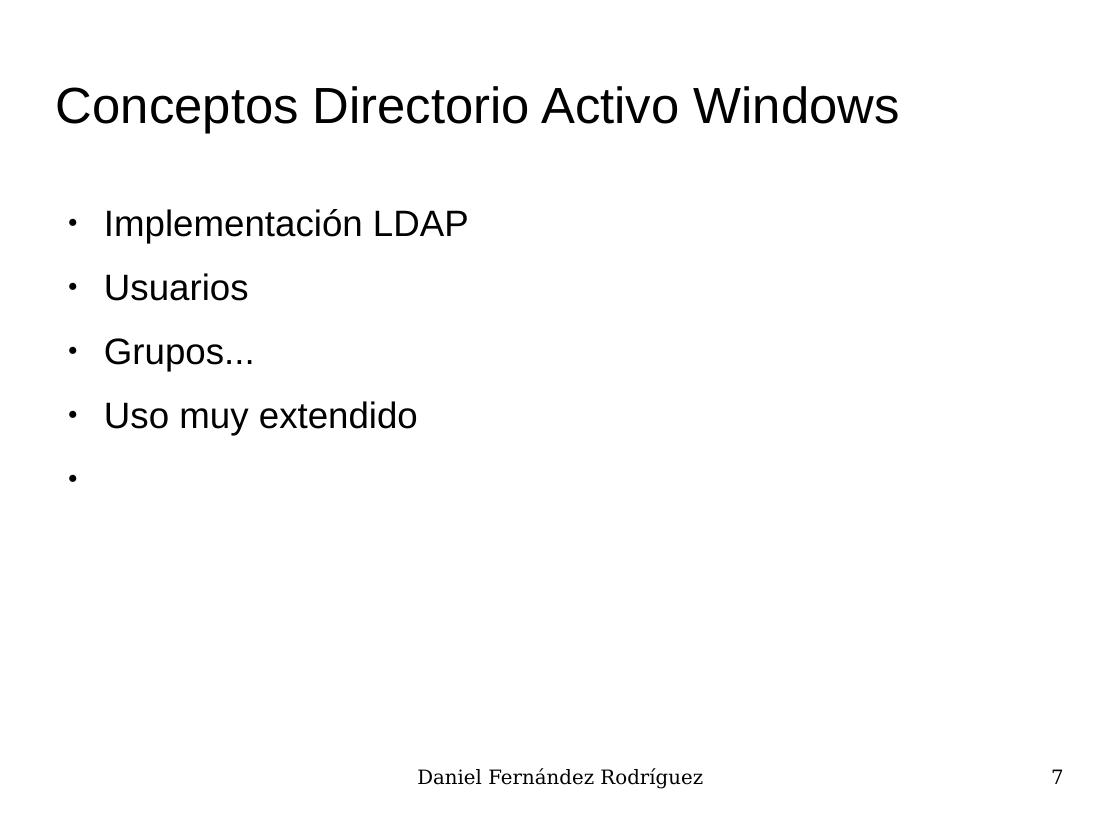
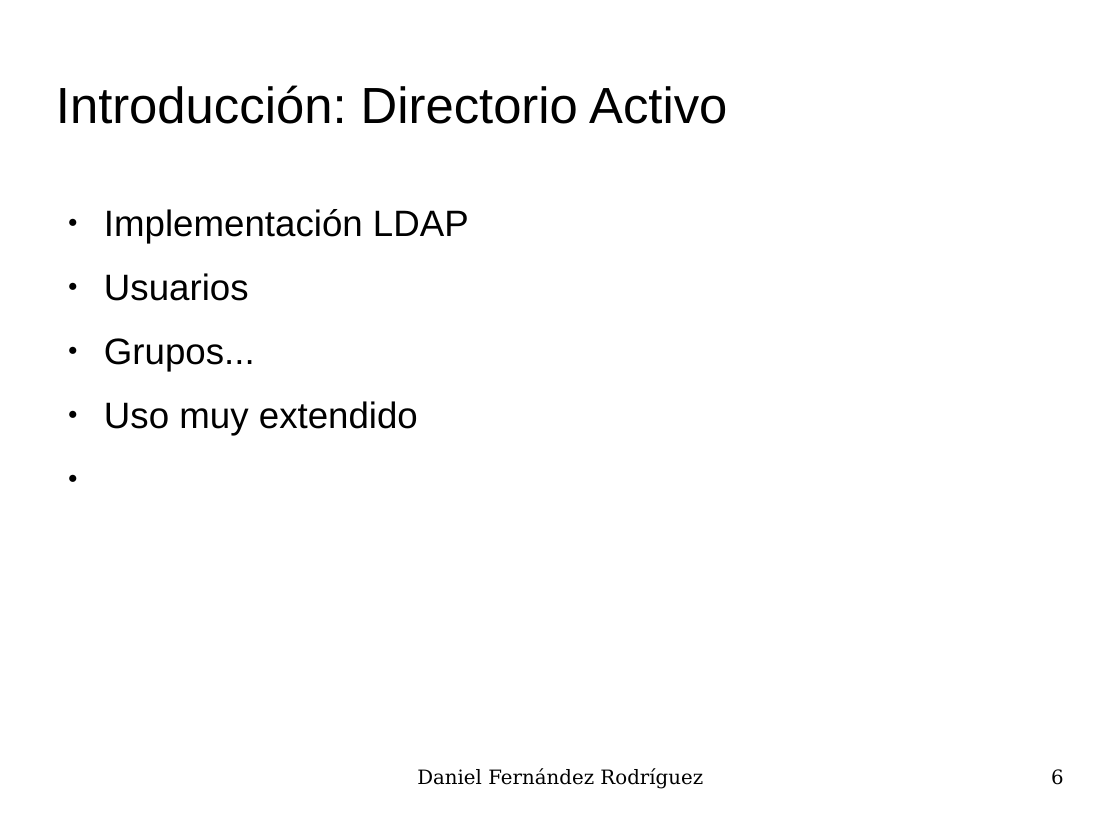
Before and after one commit to UO180222/tfg, a slide deck: slide 6 of docs/presentacion.odp (slide 7 before the commit). Drawn at 1120x840 pixels with LibreOffice and Linux fonts; fonts in the diff are those of the drawing; background and template pictures are left out. Boxes give left, top, right and bottom in pixels: in the first picture for what was removed or moved away, otherwise in the second. Text is boxed around its words. In the diff, an @@ line names an element or a change of style, - is before the commit and + after.

```diff
--- a/docs/presentacion.odp
+++ b/docs/presentacion.odp
@@ title at bbox=[56, 85, 727, 124]: text changed @@
-Conceptos Directorio Activo Windows
+Introducción: Directorio Activo
@@ page number at bbox=[1051, 769, 1064, 785]: text changed @@
-7
+6
```
Also in this commit, not shown: 9 other slides changed, 5 slides added.
